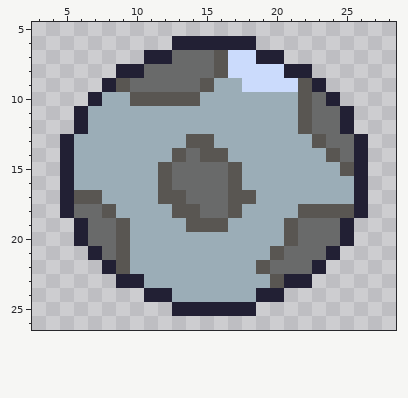
Pixel-art sprite -- assets/bullets/help/Moongirl4.png. The picture above was drawn from the file before the commit.
The file is 32x32 pixels. Shown: x 3..28, y 5..26.
After:
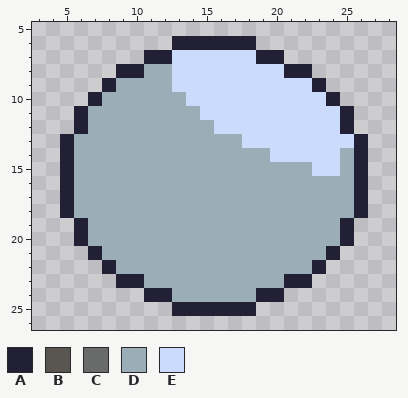
Palette (. is transparent): A #222034  B #595652  C #696a6a  D #9badb7  E #cbdbfc
Difference:
@@ x 3..28 @@
  6 ..........AAAAAA..........
- 7 ........AACCCBEEAA........
- 8 ......AACCCCCBEEEEAA......
- 9 .....ABCCCCCBDDEEEEBA.....
-10 ....ADDBBBBBDDDDDDDBCA....
-11 ...ADDDDDDDDDDDDDDDBCCA...
-12 ...ADDDDDDDDDDDDDDDBCCA...
-13 ..ADDDDDDDDBBDDDDDDDBCCA..
-14 ..ADDDDDDDBCBBDDDDDDDBCA..
-15 ..ADDDDDDBCCCCBDDDDDDDBA..
-16 ..ADDDDDDBCCCCBDDDDDDDDA..
-17 ..ABBDDDDBBCCCBBDDDDDDDA..
-18 ..ACCBDDDDBBCCBDDDDBBBBA..
-19 ...ACCBDDDDBBBDDDDBCCCA...
-20 ...ACCBDDDDDDDDDDDBCCCA...
-21 ....ACBDDDDDDDDDDBCCCA....
-22 .....ABDDDDDDDDDBCCCA.....
-23 ......AADDDDDDDDDBAA......
+ 7 ........AAEEEEEEAA........
+ 8 ......AADDEEEEEEEEAA......
+ 9 .....ADDDDEEEEEEEEEEA.....
+10 ....ADDDDDDEEEEEEEEEEA....
+11 ...ADDDDDDDDEEEEEEEEEEA...
+12 ...ADDDDDDDDDEEEEEEEEEA...
+13 ..ADDDDDDDDDDDDEEEEEEEEA..
+14 ..ADDDDDDDDDDDDDDEEEEEDA..
+15 ..ADDDDDDDDDDDDDDDDDEEDA..
+16 ..ADDDDDDDDDDDDDDDDDDDDA..
+17 ..ADDDDDDDDDDDDDDDDDDDDA..
+18 ..ADDDDDDDDDDDDDDDDDDDDA..
+19 ...ADDDDDDDDDDDDDDDDDDA...
+20 ...ADDDDDDDDDDDDDDDDDDA...
+21 ....ADDDDDDDDDDDDDDDDA....
+22 .....ADDDDDDDDDDDDDDA.....
+23 ......AADDDDDDDDDDAA......
 24 ........AADDDDDDAA........
